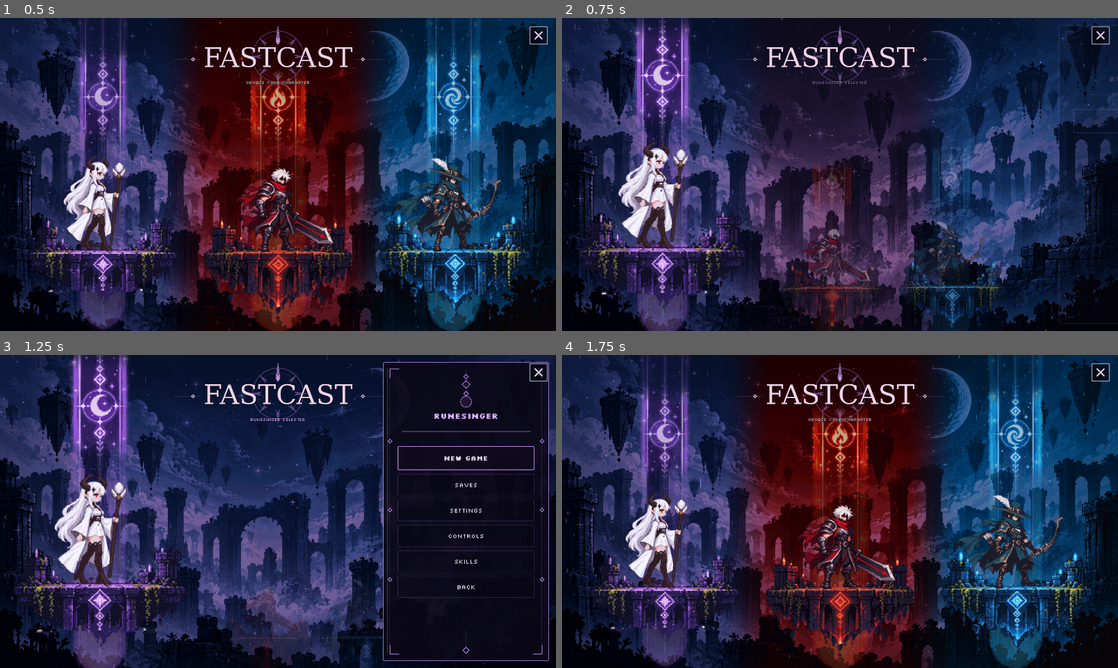
Above: before the commit, frames 1-4 (two rows, left to right).
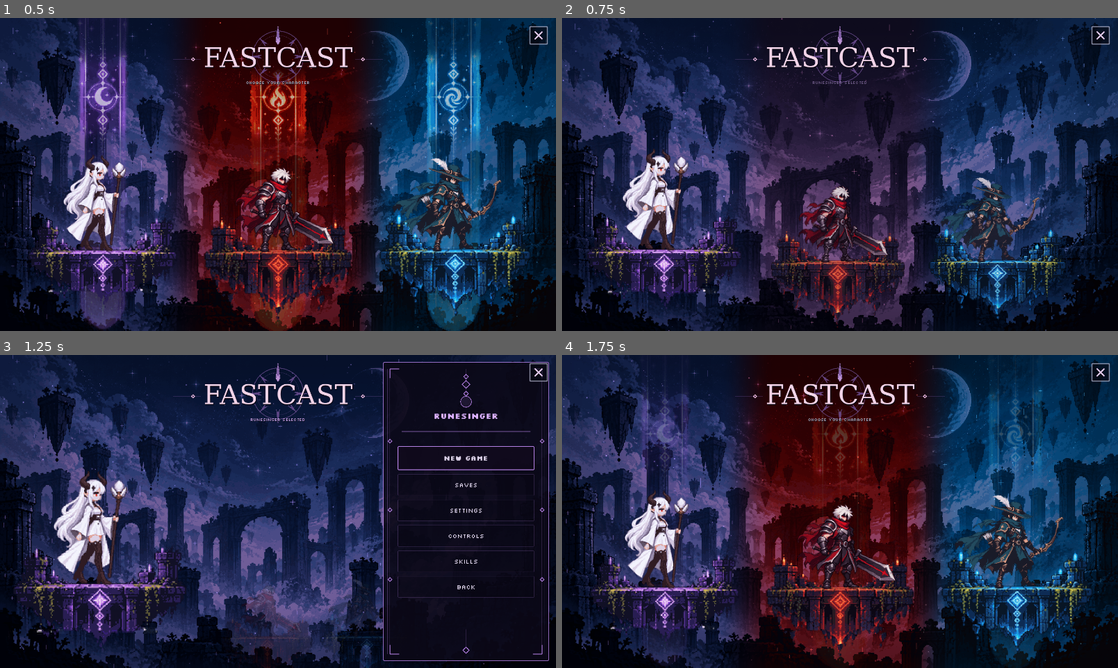
Above: after the commit, the same moments.

Repository: Eclipset13/fastcast
Game: Godot game, scene res://scenes/ui/main_menu.tscn
The game is run twice, just before and just after one commit, with the same random seed, the same clock (stepped at 60 frames per second) and the same inputs.
Inputs (mouse positions are in pixels of both pictures, inside the frame that each line leads up to):
- Up to frame 1 (0.5 s): no input
- Up to frame 2 (0.75 s): click (662, 193) at 0.52 s
- Up to frame 3 (1.25 s): no input
- Up to frame 4 (1.75 s): click "BACK" at 1.25 s

Frame 1 is identical in both runs. In frame 2, 19% of the frame differs, in the area x 3-100%, y 0-100%; in frame 3, 5.8%; in frame 4, 8.1%.

Commit message:
Keep menu runes fixed during character selection

Diff:
--- a/godot/scripts/ui/main_menu.gd
+++ b/godot/scripts/ui/main_menu.gd
@@ -172,6 +172,10 @@
 		var button := _slot(id).get_node("HitArea") as Button
 		button.mouse_filter = Control.MOUSE_FILTER_IGNORE
 		(_slot(id).get_node("Character") as Control).scale = Vector2.ONE
+		_fade_slot_runes(id, 0.0, 0.12)
+
+	# Let the rune columns disappear in place before any character/platform movement.
+	await get_tree().create_timer(0.12).timeout
 
 	_move_slot(slot_id, SELECTED_SLOT_POSITION, true, SELECTED_SLOT_SCALE)
 
@@ -220,20 +224,6 @@
 		Color.WHITE if chosen else Color(0.42, 0.45, 0.56, 0.38),
 		0.30
 	)
-	tween.tween_property(
-		slot.get_node("Aura"),
-		"modulate:a",
-		0.96 if chosen else 0.18,
-		0.28
-	)
-	var underglow := slot.get_node_or_null("Underglow")
-	if underglow != null:
-		tween.tween_property(
-			underglow,
-			"modulate:a",
-			0.34 if chosen else 0.06,
-			0.28
-		)
 	_slot_tweens[slot_id] = tween
 
 
@@ -267,10 +257,7 @@
 		).set_trans(Tween.TRANS_CUBIC).set_ease(Tween.EASE_OUT)
 		tween.tween_property(slot, "scale", Vector2.ONE, 0.36)
 		tween.tween_property(slot, "modulate", Color.WHITE, 0.30)
-		tween.tween_property(slot.get_node("Aura"), "modulate:a", AURA_ALPHA, 0.30)
-		var underglow := slot.get_node_or_null("Underglow")
-		if underglow != null:
-			tween.tween_property(underglow, "modulate:a", 0.24, 0.30)
+		_fade_slot_runes(slot_id, 0.0, 0.01)
 		_slot_tweens[slot_id] = tween
 
 		var button := slot.get_node("HitArea") as Button
@@ -286,6 +273,26 @@
 	_prompt.add_theme_color_override("font_color", Color(0.82, 0.80, 0.88, 0.92))
 	var prompt_tween := create_tween()
 	prompt_tween.tween_property(_prompt, "modulate:a", 1.0, 0.24)
+
+	# Restore the rune columns only after all slots are back at their home positions.
+	await get_tree().create_timer(0.40).timeout
+	if _selected.is_empty():
+		for slot_id in SLOT_IDS:
+			_fade_slot_runes(slot_id, AURA_ALPHA, 0.20)
+
+
+func _fade_slot_runes(slot_id: String, target_alpha: float, duration: float) -> void:
+	var slot := _slot(slot_id)
+	var aura := slot.get_node_or_null("Aura") as CanvasItem
+	if aura != null:
+		var aura_tween := create_tween()
+		aura_tween.tween_property(aura, "modulate:a", target_alpha, duration).set_trans(Tween.TRANS_QUAD).set_ease(Tween.EASE_OUT)
+
+	var underglow := slot.get_node_or_null("Underglow") as CanvasItem
+	if underglow != null:
+		var underglow_target: float = 0.0 if target_alpha <= 0.001 else 0.24
+		var underglow_tween := create_tween()
+		underglow_tween.tween_property(underglow, "modulate:a", underglow_target, duration).set_trans(Tween.TRANS_QUAD).set_ease(Tween.EASE_OUT)
 
 
 func _apply_action_theme(slot_id: String) -> void:
